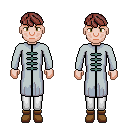
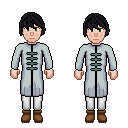
Comparing the layer stacks of the two (128, 128) images. Changes:
added layer "man_1 copy" above "Pasted Layer" over [19, 12, 46, 42]
painted on "Pasted Layer" over [19, 12, 45, 42]
added layer "man_1 copy #1" above "Pasted Layer copy" over [83, 13, 110, 43]
painted on "Pasted Layer copy" over [83, 13, 109, 43]
